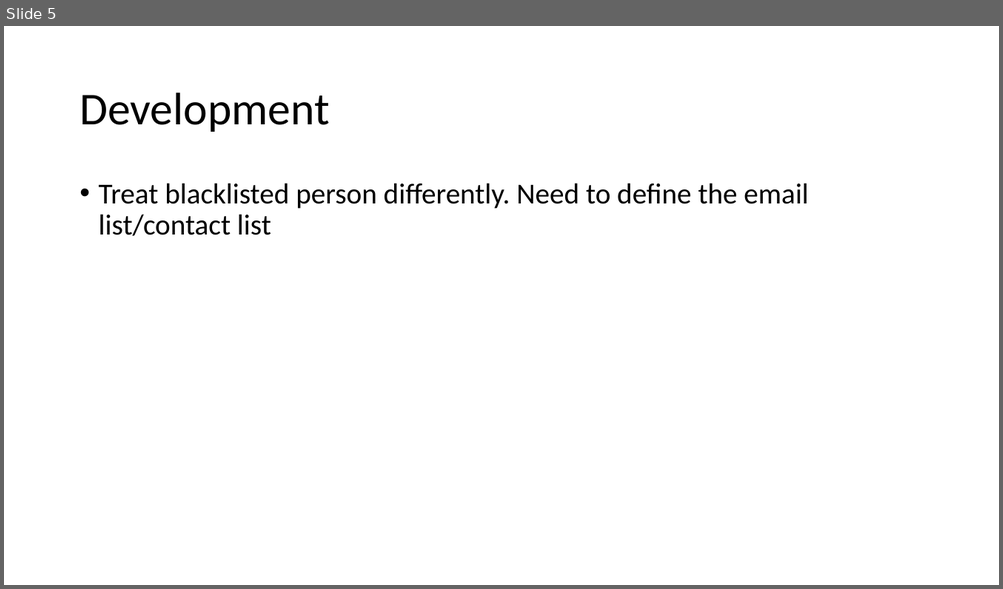
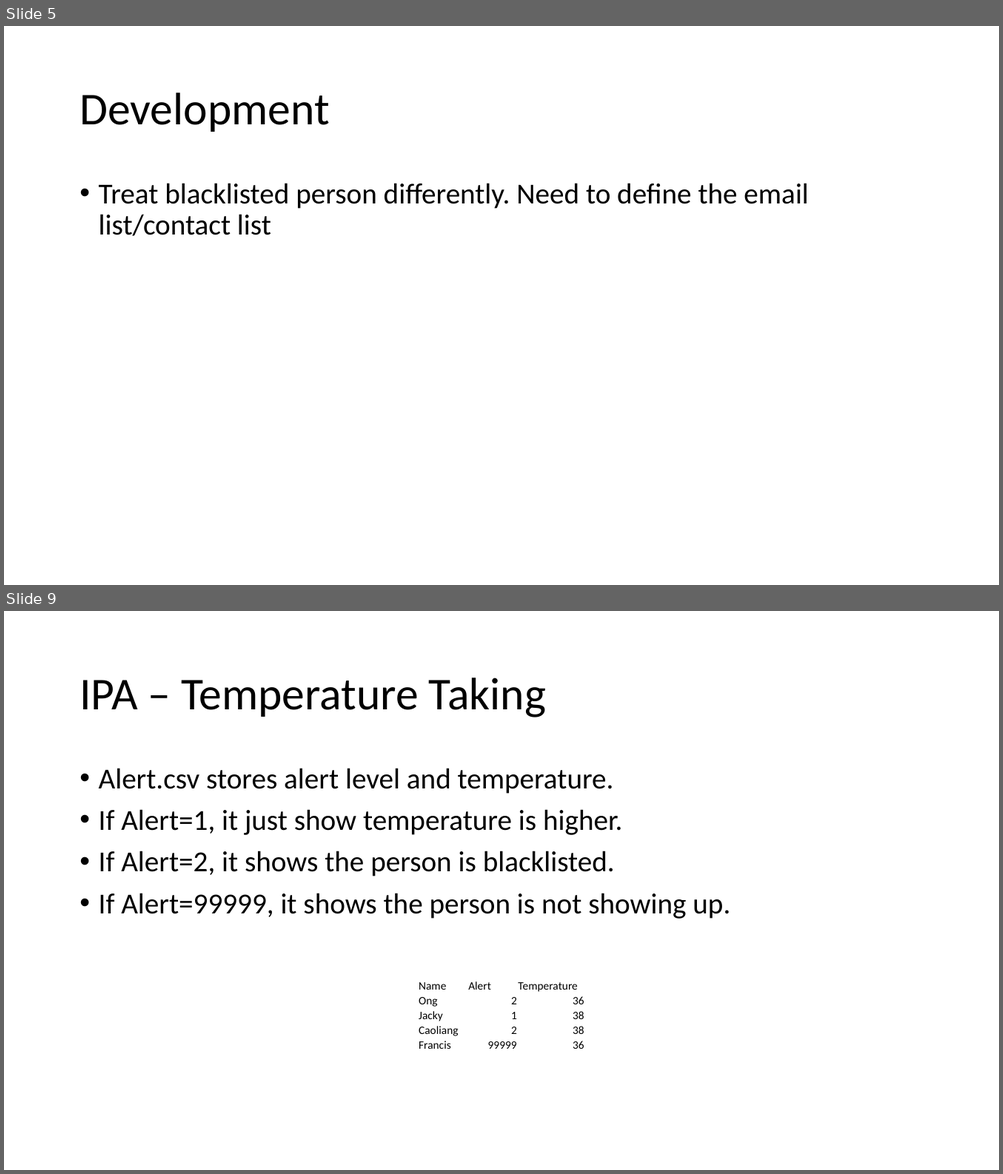
Before and after one commit to optimusium/ipaca, a slide deck: Temperature Screening IPA.pptx. Shown one above the other, each under a label of ours: slide 5 before the commit, slides 5 and 9 after it; the slides between them are not shown. The pictures are 1003x589 and 1003x1174 pixels, drawn with LibreOffice and Linux fonts; fonts in the diff are those of the drawing. Boxes give left, top, right and bottom in pixels: in the first picture for what was removed or moved away, otherwise in the second. Text is boxed around its words. In the diff, an @@ line names an element or a change of style, - is before the commit and + after.

```diff
--- a/Temperature Screening IPA.pptx
+++ b/Temperature Screening IPA.pptx
@@ slide 9 added at [4,611,999,1170], background #FFFFFF @@
@@ title added at [79,678,546,718], 44 pt, text #000000 @@
+IPA – Temperature Taking
@@ text added at [99,768,730,919], 28 pt, text #000000 @@
+• Alert.csv stores alert level and temperature.
+• If Alert=1, it just show temperature is higher.
+• If Alert=2, it shows the person is blacklisted.
+• If Alert=99999, it shows the person is not showing up.
@@ table added at [418,978,585,1053], 5 rows, 3 columns @@
+Name | Alert | Temperature
+Ong | 2 | 36
+Jacky | 1 | 38
+Caoliang | 2 | 38
+Francis | 99999 | 36
```
Also in this commit, not shown: 4 other slides added.
